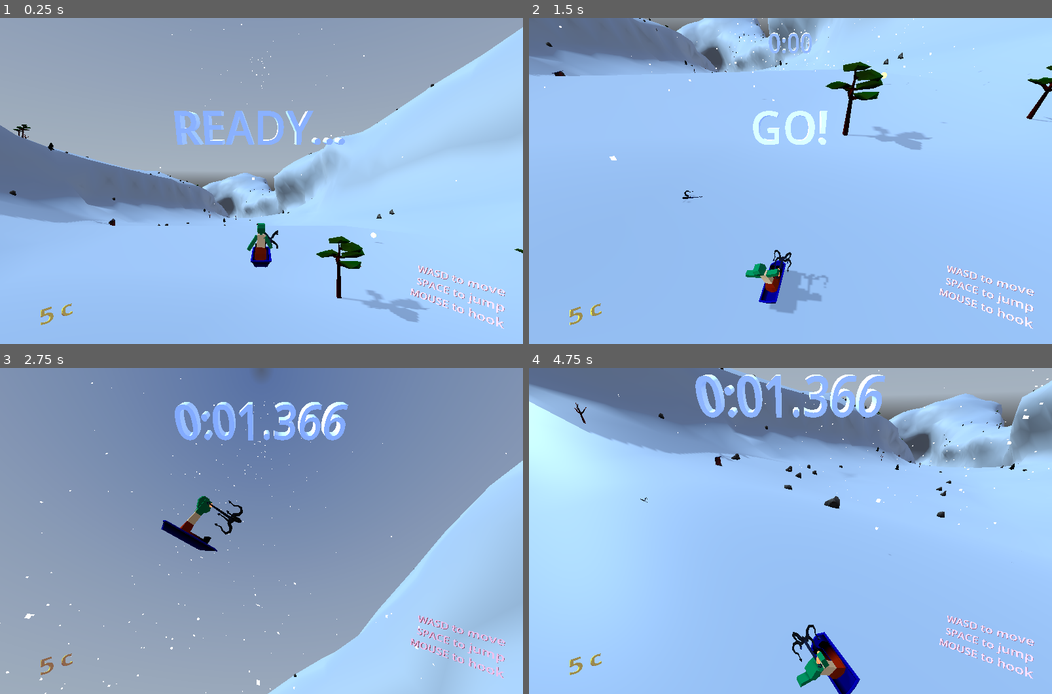
Above: before the commit, frames 1-4 (two rows, left to right).
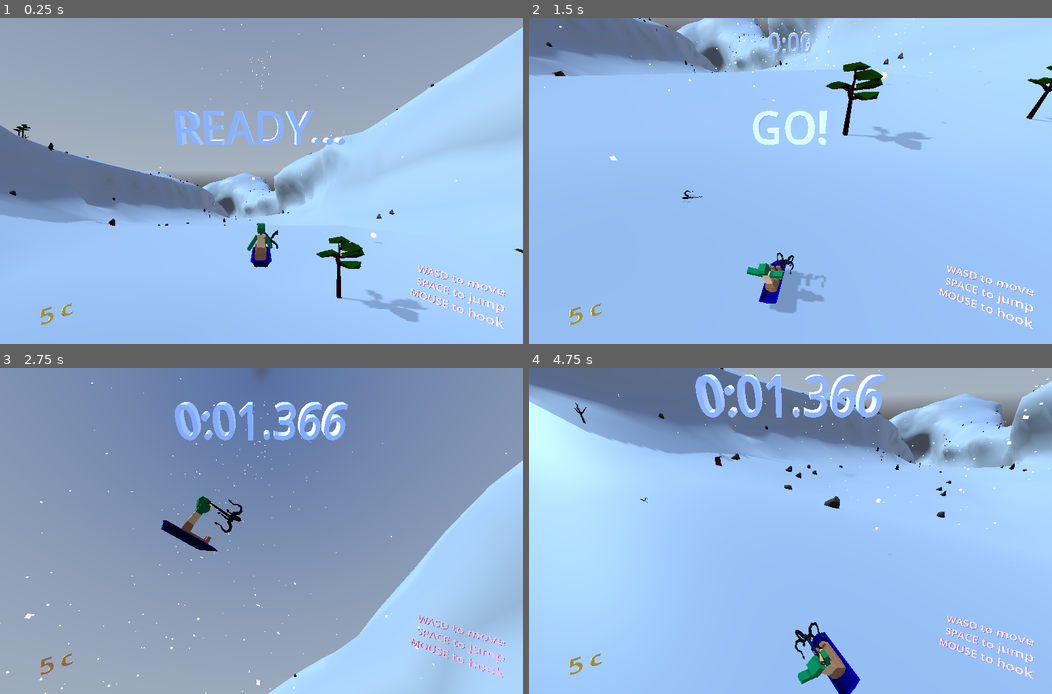
Above: after the commit, the same moments.

Repository: tokkoro/ggj24-sled
Game: Godot game, scene res://tomi_testaa/level_loader_scene.tscn
The game is run twice, just before and just after one commit, with the same random seed, the same clock (stepped at 60 frames per second) and the same inputs. A sky picture missing from this copy of the repository is replaced by a grey-blue gradient.
Inputs (mouse positions are in pixels of both pictures, inside the frame that each line leads up to):
- Up to frame 1 (0.25 s): no input
- Up to frame 2 (1.5 s): tap Enter at 0.5 s; move the mouse to (905, 164) at 0.52 s; hold Right (turn_right) 0.53-1.28 s; tap Down (break) at 0.6 s; click (905, 164) at 0.67 s; tap Space (jump) at 0.77 s; move the mouse to (685, 197) at 1.27 s; hold Left (turn_left) from 1.28 s (still down); tap Shift at 1.35 s
- Up to frame 3 (2.75 s): tap Space (jump) at 1.52 s; move the mouse to (313, 459) at 2.02 s; release Left (turn_left) at 2.03 s; hold Right (turn_right) from 2.03 s (still down); tap G at 2.1 s
- Up to frame 4 (4.75 s): move the mouse to (764, 596) at 2.77 s; release Right (turn_right) at 2.78 s; hold Up (accelerate) 2.78-3.53 s; tap Ctrl at 2.85 s; click (764, 596) at 2.92 s; tap Space (jump) at 3.02, 3.77, 4.52 s; move the mouse to (947, 579) at 3.52 s; hold Left (turn_left) from 3.53 s (still down); tap 1 at 3.6 s; move the mouse to (633, 482) at 4.27 s; tap 2 at 4.35 s

The runs differ from the first frame. In frame 1, less than 0.1% of the frame differs, in the area x 4-60%, y 34-75%; in frame 2, 0.5%; in frame 3, 0.3%; in frame 4, 0.7%, in the area x 8-81%, y 10-100%.

Commit message:
keep hands above earth

Diff:
--- a/godot_project/tomi_testaa/sleder_animator.gd
+++ b/godot_project/tomi_testaa/sleder_animator.gd
@@ -16,10 +16,10 @@
 
 var d = 0.2
 
-var max_hip_angle = 50
+var max_hip_angle = 10
 var hand_idle_angle = 60
 var hand_turn_angle = 5
-var total_tilt_max = 15
+var total_tilt_max = 10
 var is_in_air = false
 var holding_hook = false
 
